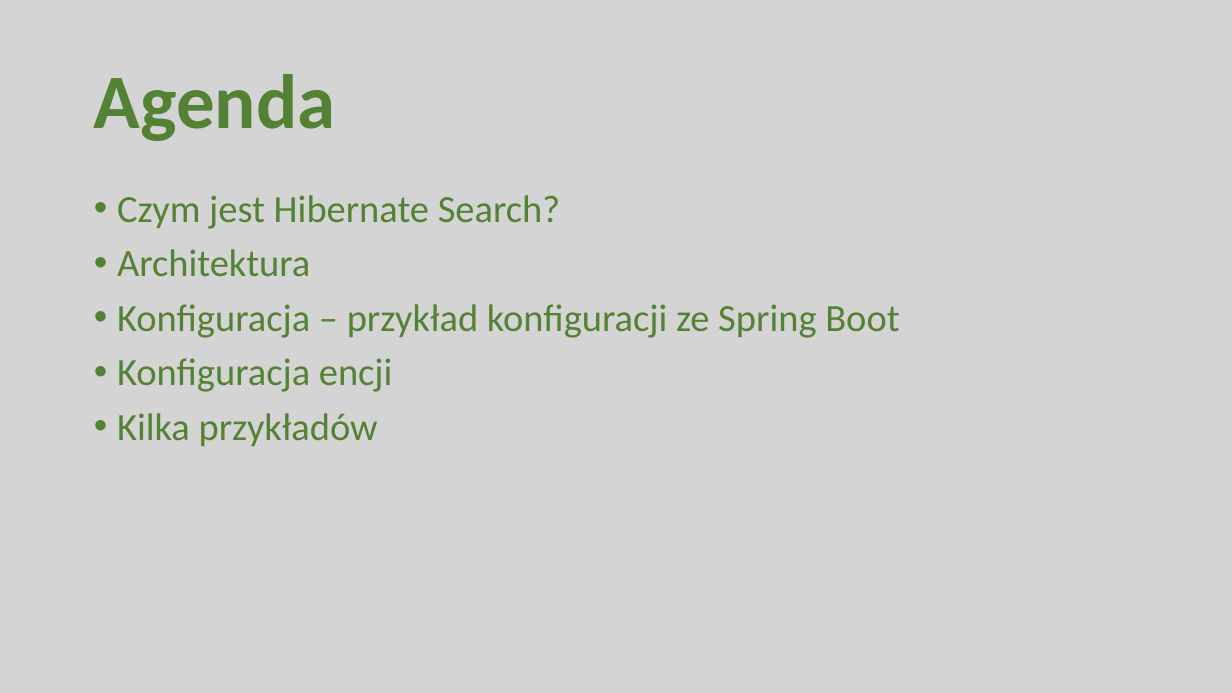
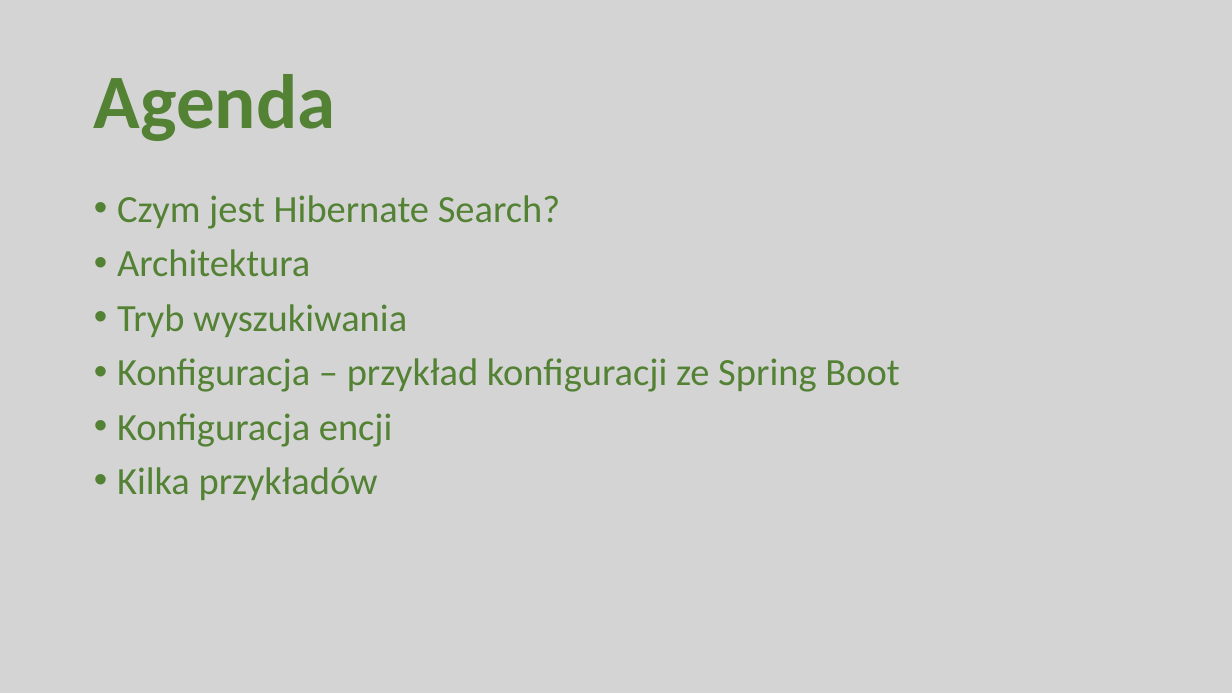
Before and after one commit to tim91/technologies-example, a slide deck: slide 2 of spring-hibernate-lucene/Prezentacja.pptx. Drawn at 1232x693 pixels with LibreOffice and Linux fonts; fonts in the diff are those of the drawing. Boxes give left, top, right and bottom in pixels: in the first picture for what was removed or moved away, otherwise in the second. Text is boxed around its words. In the diff, an @@ line names an element or a change of style, - is before the commit and + after.

```diff
--- a/spring-hibernate-lucene/Prezentacja.pptx
+++ b/spring-hibernate-lucene/Prezentacja.pptx
@@ text at (117, 304, 407, 337): paragraph added @@
+• Tryb wyszukiwania
```
Also in this commit, not shown: 2 other slides changed, 1 slide added, 9 other files.
